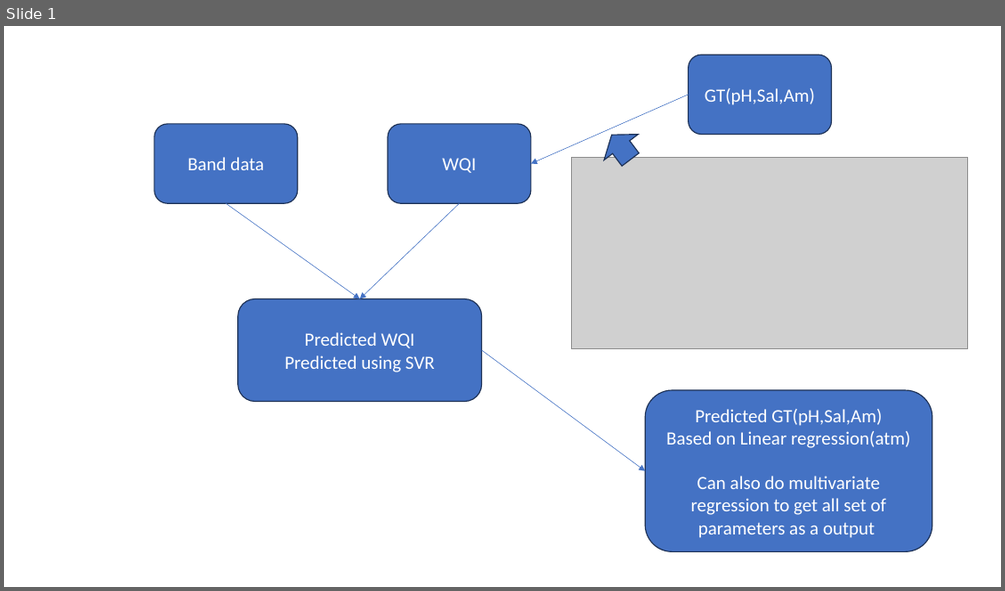
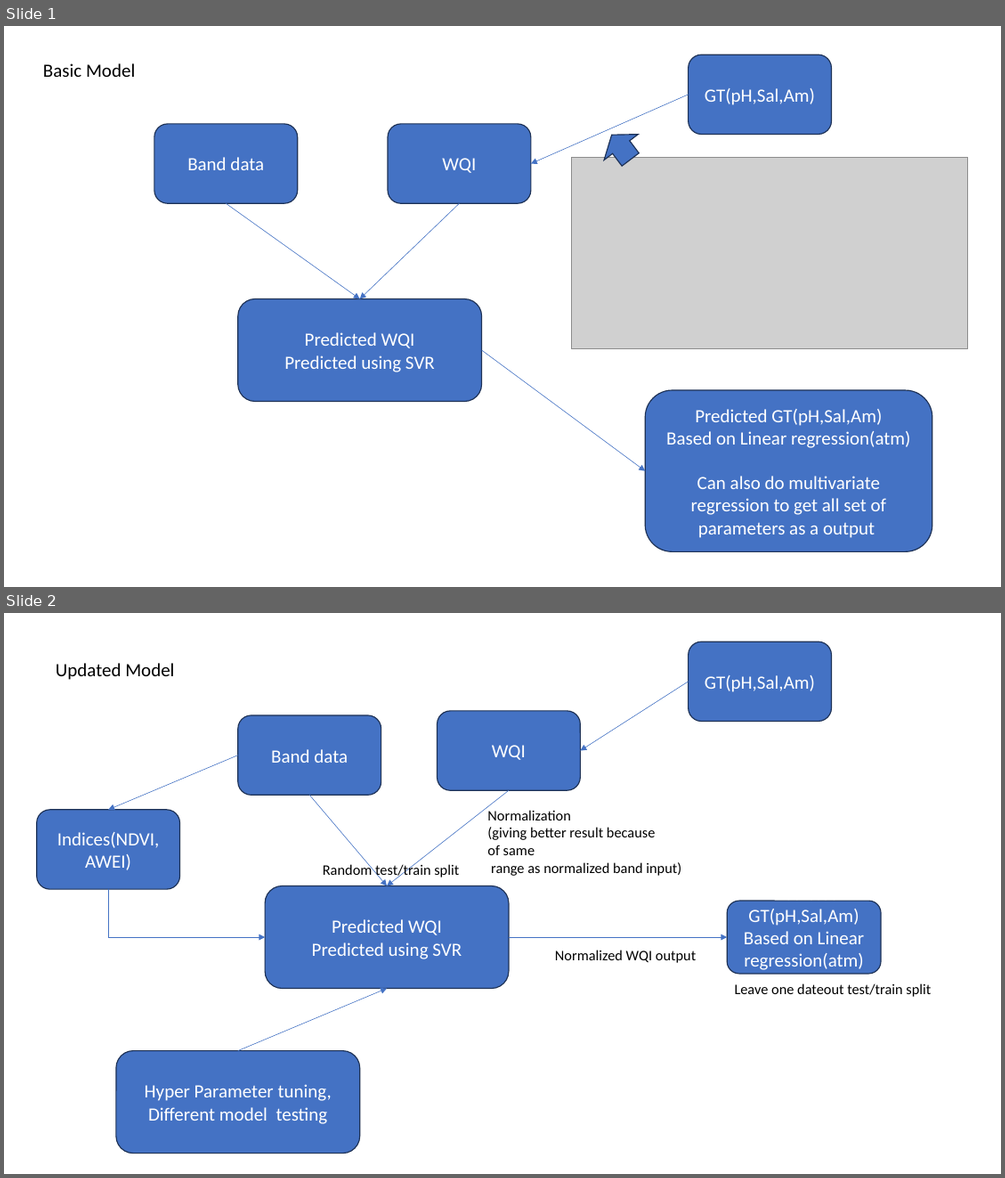
Before and after one commit to RohitPingale/DailyWorkAtCompany, a slide deck: Documents/Presentation1.pptx. Shown one above the other, each under a label of ours: slide 1 before the commit, slides 1 and 2 after it. The pictures are 1005x591 and 1005x1178 pixels, drawn with LibreOffice and Linux fonts; fonts in the diff are those of the drawing; grey boxes stand for pictures. Boxes give left, top, right and bottom in pixels: in the first picture for what was removed or moved away, otherwise in the second. Text is boxed around its words. In the diff, an @@ line names an element or a change of style, - is before the commit and + after.

Commit message:
till25th july work

```diff
--- a/Documents/Presentation1.pptx
+++ b/Documents/Presentation1.pptx
@@ slide 2 added at bbox=[4, 613, 1001, 1174], background #FFFFFF @@
@@ text added at bbox=[56, 663, 174, 680], 18 pt, text #000000 @@
+Updated Model
@@ rounded rectangle added at bbox=[688, 641, 831, 721], fill #4472C4, outline #1E3256 1 pt, 18 pt, text #FFFFFF @@
+GT(pH,Sal,Am)
@@ arrow added from (688, 682) to (581, 751), #4472C4 0.5 pt @@
@@ rounded rectangle added at bbox=[238, 715, 380, 795], fill #4472C4, outline #1E3256 1 pt, 18 pt, text #FFFFFF @@
+Band data
@@ rounded rectangle added at bbox=[437, 711, 580, 790], fill #4472C4, outline #1E3256 1 pt, 18 pt, text #FFFFFF @@
+WQI
@@ arrow added from (238, 755) to (108, 810), #4472C4 0.5 pt @@
@@ arrow added from (310, 795) to (387, 886), #4472C4 0.5 pt @@
@@ arrow added from (509, 790) to (387, 886), #4472C4 0.5 pt @@
@@ rounded rectangle added at bbox=[37, 810, 179, 889], fill #4472C4, outline #1E3256 1 pt, 18 pt, text #FFFFFF @@
+Indices(NDVI, AWEI)
@@ text added at bbox=[487, 810, 681, 876], 14 pt, text #000000 @@
+Normalization
+(giving better result because
+of same
+range as normalized band input)
@@ text added at bbox=[323, 863, 459, 879], 14 pt, text #000000 @@
+Random test/train split
@@ elbow arrow added from (108, 889) to (265, 937), #4472C4 0.5 pt @@
@@ rounded rectangle added at bbox=[265, 886, 509, 989], fill #4472C4, outline #1E3256 1 pt, 18 pt, text #FFFFFF @@
+Predicted WQI
+Predicted using SVR
@@ rounded rectangle added at bbox=[727, 900, 882, 973], fill #4472C4, outline #1E3256 1 pt, 18 pt, text #FFFFFF @@
+Predicted GT(pH,Sal,Am)
+Based on Linear regression(atm)
@@ arrow added from (509, 937) to (727, 937), #4472C4 0.5 pt @@
@@ text added at bbox=[555, 949, 696, 963], 14 pt, text #000000 @@
+Normalized WQI output
@@ text added at bbox=[735, 983, 930, 997], 14 pt, text #000000 @@
+Leave one dateout test/train split
@@ arrow added from (238, 1051) to (387, 989), #4472C4 0.5 pt @@
@@ rounded rectangle added at bbox=[116, 1051, 360, 1153], fill #4472C4, outline #1E3256 1 pt, 18 pt, text #FFFFFF @@
+Hyper Parameter tuning, Different model testing
@@ slide 1 changed as well @@
@@ text added at bbox=[43, 63, 135, 77], 18 pt, text #000000 @@
+Basic Model
```
